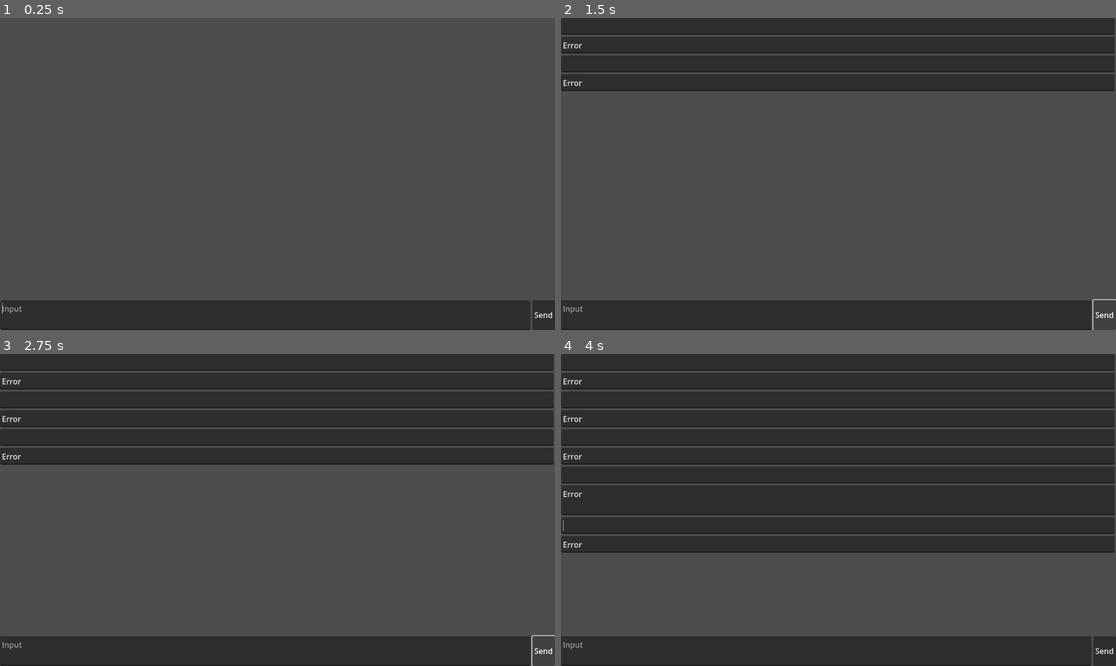
Above: before the commit, frames 1-4 (two rows, left to right).
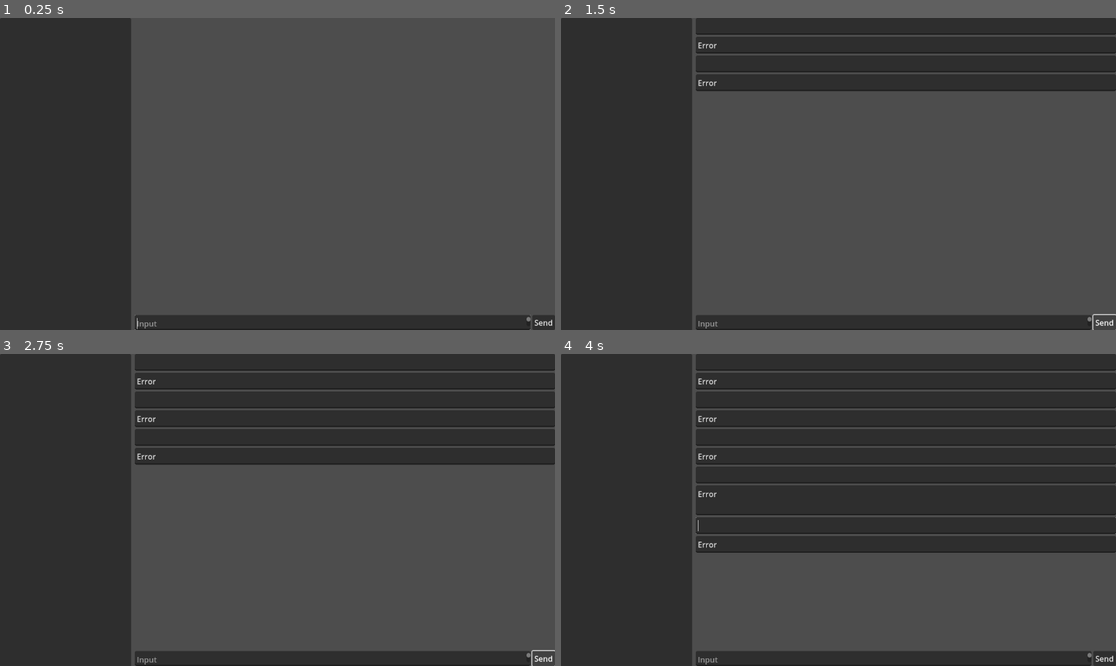
Above: after the commit, the same moments.

Repository: LunCoSim/lunco-chat-ai
Game: Godot game, scene res://main.tscn
Same seed, same stepped clock (60 frames per second), same inputs: the game is played once before the commit and once after it.
Inputs (mouse positions are in pixels of both pictures, inside the frame that each line leads up to):
- Up to frame 1 (0.25 s): no input
- Up to frame 2 (1.5 s): click "Send" at 0.5 s; click "Send" at 1.25 s
- Up to frame 3 (2.75 s): click "Send" at 2 s
- Up to frame 4 (4 s): tap Enter at 2.75, 2.85, 3.6 s; move the mouse to (960, 494) at 2.77 s; click (960, 494) at 2.92 s; tap Space at 3.5 s; move the mouse to (727, 525) at 3.52 s; click (727, 525) at 3.67 s

The runs differ from the first frame. In frame 1, 25% of the frame differs, in the area x 0-100%, y 0-100%; in frame 2, 20%; in frame 3, 17%; in frame 4, 12%.

Commit message:
- L:oading list of messages

Diff:
--- a/main.gd
+++ b/main.gd
@@ -10,6 +10,7 @@
 	print(settings)
 	%AiAPI.set_api_key(settings.api_key)
 	load_messages()
+	load_file()
 	%Input.grab_focus()
 
 
@@ -24,7 +25,7 @@
 	text_edit.text = str(text)
 	%Messages.add_child(text_edit)
 	#var y =
-	$ScrollContainer.set_deferred("scroll_vertical",  %Messages.size.y+10000)
+	%ScrollMessages.set_deferred("scroll_vertical",  %Messages.size.y+10000)
 	#.scroll_vertical = $ScrollContainer. +
 	save_messages(messages)
 
@@ -59,4 +60,21 @@
 			var text_edit := LCTextEdit.new()
 			text_edit.text = str(message["content"])
 			%Messages.add_child(text_edit)
-		$ScrollContainer.set_h_scroll(%Messages.size.y)
+		%ScrollMessages.set_h_scroll(%Messages.size.y)
+
+# files
+
+func load_file():
+	var dir = DirAccess.open("user://")
+
+	var files = dir.get_files()
+
+	var root = %Tree.create_item()
+	%Tree.hide_root = true
+
+	for file in files:
+		var ext = file.split(".")[-1]
+		if ext =="json":
+			var tree_item = %Tree.create_item()
+			tree_item.set_text(0, file)
+		#%Tree.add_child(tree_item)
--- a/main.tscn
+++ b/main.tscn
@@ -169,35 +169,34 @@
 theme = SubResource("Theme_dmwok")
 script = ExtResource("1_kyqgd")
 
-[node name="ScrollContainer" type="ScrollContainer" parent="."]
-layout_mode = 0
-offset_right = 1149.0
-offset_bottom = 577.0
+[node name="Container" type="VBoxContainer" parent="."]
+layout_mode = 1
+anchors_preset = 15
+anchor_right = 1.0
+anchor_bottom = 1.0
+offset_left = 280.0
+grow_horizontal = 2
+grow_vertical = 2
+
+[node name="ScrollMessages" type="ScrollContainer" parent="Container"]
+unique_name_in_owner = true
+layout_mode = 2
+size_flags_vertical = 3
 follow_focus = true
 
-[node name="Messages" type="VBoxContainer" parent="ScrollContainer"]
+[node name="Messages" type="VBoxContainer" parent="Container/ScrollMessages"]
 unique_name_in_owner = true
 layout_mode = 2
 size_flags_horizontal = 3
 size_flags_vertical = 3
 theme = SubResource("Theme_nol30")
 
-[node name="AiAPI" type="HTTPRequest" parent="."]
-unique_name_in_owner = true
-script = ExtResource("2_kk3kp")
-
-[node name="InputContainer" type="HBoxContainer" parent="."]
-layout_mode = 1
-anchors_preset = -1
-anchor_top = 1.0
-anchor_right = 1.0
-anchor_bottom = 1.0
-offset_top = -62.0
-grow_horizontal = 2
-grow_vertical = 0
+[node name="InputContainer" type="HBoxContainer" parent="Container"]
+layout_mode = 2
+size_flags_horizontal = 3
 script = ExtResource("3_m0en4")
 
-[node name="Input" type="TextEdit" parent="InputContainer"]
+[node name="Input" type="TextEdit" parent="Container/InputContainer"]
 unique_name_in_owner = true
 layout_mode = 2
 size_flags_horizontal = 3
@@ -205,12 +204,22 @@
 theme = SubResource("Theme_wcxlx")
 placeholder_text = "Input"
 
-[node name="SendBtn" type="Button" parent="InputContainer"]
+[node name="SendBtn" type="Button" parent="Container/InputContainer"]
 unique_name_in_owner = true
 layout_mode = 2
 text = "Send"
 
+[node name="AiAPI" type="HTTPRequest" parent="."]
+unique_name_in_owner = true
+script = ExtResource("2_kk3kp")
+
+[node name="Tree" type="Tree" parent="."]
+unique_name_in_owner = true
+layout_mode = 0
+offset_right = 272.0
+offset_bottom = 650.0
+
+[connection signal="on_send" from="Container/InputContainer" to="." method="_on_send_btn_pressed"]
+[connection signal="gui_input" from="Container/InputContainer/Input" to="Container/InputContainer" method="_on_input_gui_input"]
+[connection signal="pressed" from="Container/InputContainer/SendBtn" to="." method="_on_send_btn_pressed"]
 [connection signal="responded" from="AiAPI" to="." method="_on_ai_api_responded"]
-[connection signal="on_send" from="InputContainer" to="." method="_on_send_btn_pressed"]
-[connection signal="gui_input" from="InputContainer/Input" to="InputContainer" method="_on_input_gui_input"]
-[connection signal="pressed" from="InputContainer/SendBtn" to="." method="_on_send_btn_pressed"]
